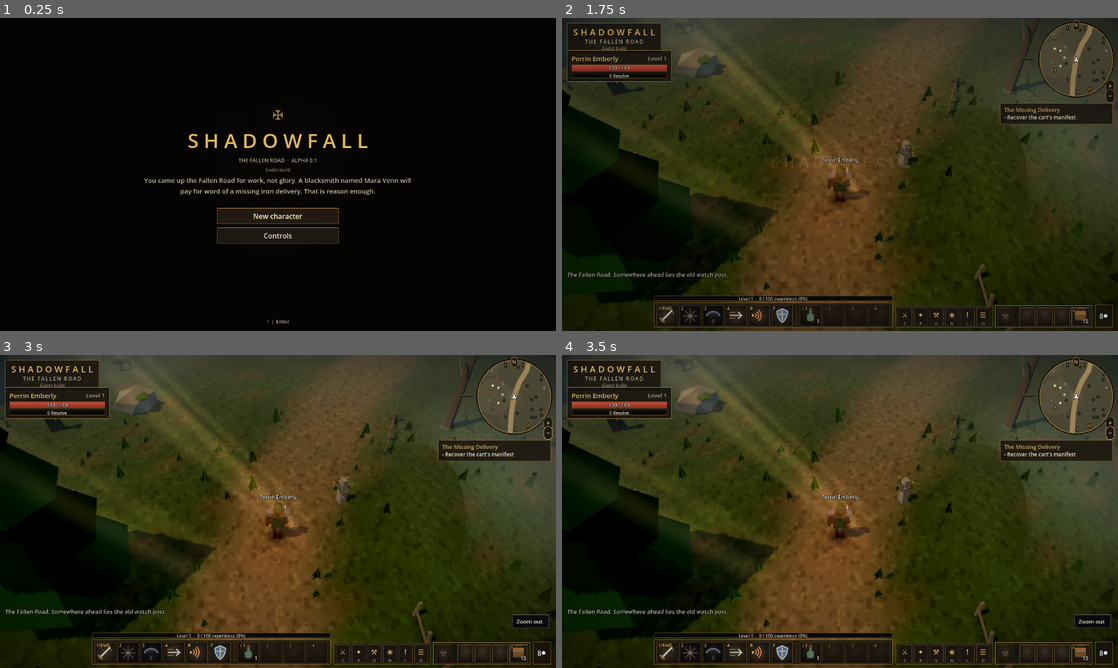
Above: before the commit, frames 1-4 (two rows, left to right).
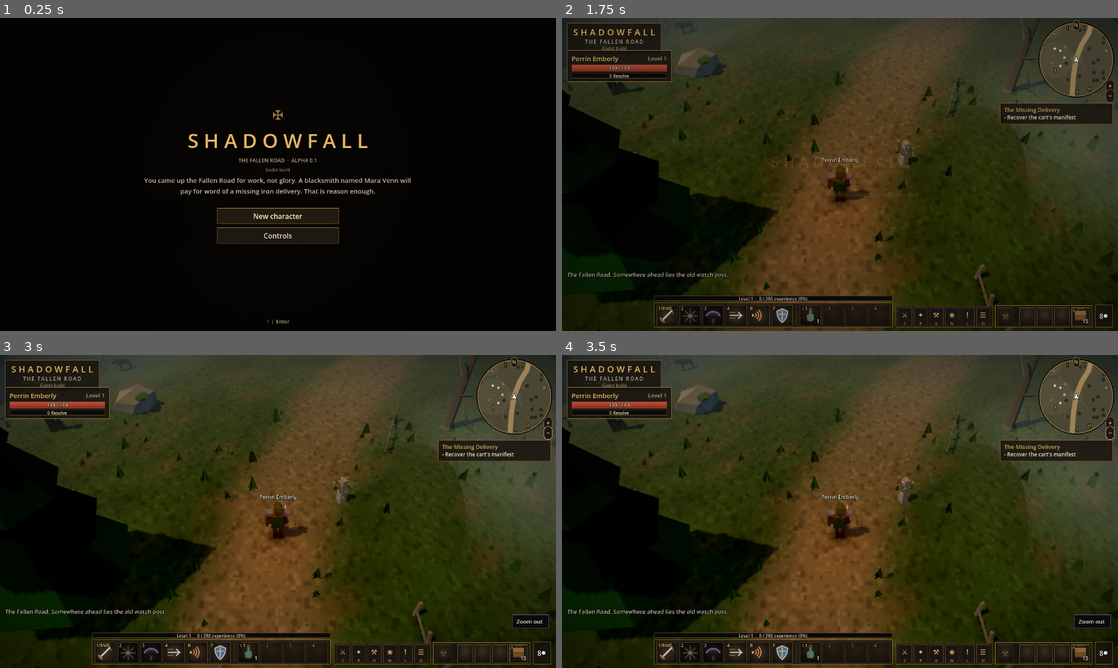
Above: after the commit, the same moments.

Repository: DWEBB-GIT/Shadowfell
Game: Godot game, scene res://game/main.tscn
Two runs of this game, one before a commit and one after it. Both use one fixed random seed, a clock stepped at 60 frames per second and the inputs below.
Inputs:
- Up to frame 1 (0.25 s): no input
- Up to frame 2 (1.75 s): click "New character" at 0.5 s; click "Create and enter" at 1.25 s
- Up to frame 3 (3 s): click "+" at 2 s; click "−" at 2.75 s
- Up to frame 4 (3.5 s): no input

The runs differ from the first frame. In frame 2, 2.5% of the frame differs, in the area x 1-54%, y 4-91%; in frame 3, 4.5%; in frame 4, 4.6%, in the area x 0-55%, y 2-91%.

Commit message:
Pace experience to the content, purple XP popups, sun shafts only under canopy, drop the synth wind bed
- XP curve 280 + 200/level (was 100 + 60): every Act 1 quest now comes to
  about level 6 instead of past 10, so the player stops outlevelling zones
- Kill XP by level gap: -20% per level below, grey at 5 below, +5% per level
  above (cap 4); level variants pay xp on the health growth line
- Purple "+N XP" floating number over a killed enemy (xpGained event)
- Sun shafts only in gaps between close-standing trees, 22 m apart, about
  15 in all (were 2-3 in every clearing, ~130), shorter so they start in
  the crowns
- Remove the generated band-passed wind loop that sounded like surf over
  the recorded region ambience

Co-Authored-By: Claude Opus 5.5 (1M context) <noreply@anthropic.com>
Claude-Session: https://claude.ai/code/session_018cy7Mq7iTQK24ZExWUueeL

Diff:
--- a/game/core/db.gd
+++ b/game/core/db.gd
@@ -15,7 +15,7 @@
 	"death": {"coinLossFraction": 0.2, "coinLossCap": 5, "screenDelay": 1.3, "ghostSpeed": 1.5, "corpseReach": 3.5, "restReach": 4.0, "corpseHealth": 0.5, "revengeBonus": 25.0, "revengeXp": 0.5},
 	"fishing": {"castTime": 0.6, "duration": 12.0, "biteMin": 2.0, "biteMax": 8.0, "biteWindow": 1.4, "biteBase": 85.0, "bitePerSkill": 0.5, "biteCap": 97.0, "noBiteAfter": 6.0, "reelTime": 0.45, "baseChance": 75.0, "chancePerRank": 0.6, "clickRadius": 60.0},
 	"camp": {"clearRadius": 14.0, "restRadius": 4.0, "restedPerSecond": 0.01, "restedCap": 1.0},
-	"progression": {"firstLevelXp": 100, "xpGrowthPerLevel": 60},
+	"progression": {"firstLevelXp": 280, "xpGrowthPerLevel": 200, "greyGap": 5, "aboveBonus": 5.0, "aboveCap": 4},
 	"stats": {
 		"healthBase": 40.0, "healthPerStamina": 6.0, "manaPerIntellect": 10.0, "rangedPowerShare": 0.5,
 		"powerPerMainStat": 0.25, "spellPowerPerIntellect": 0.25, "critBase": 5.0, "critMultiplier": 1.5,
@@ -196,6 +196,19 @@
 	return CONFIG.progression.firstLevelXp + (level - 1) * CONFIG.progression.xpGrowthPerLevel
 
 
+## Experience for killing an enemy of `enemy_level` at `player_level`, WoW
+## style: a fifth less for each level it is below you, nothing once it is
+## `greyGap` levels below (grey), and 5% more for each level above (up to 4).
+static func kill_xp(xp: float, player_level: int, enemy_level: int) -> int:
+	var pr: Dictionary = CONFIG.progression
+	var gap := player_level - enemy_level
+	if gap >= pr.greyGap:
+		return 0
+	if gap > 0:
+		return U.jround(xp * (1.0 - float(gap) / pr.greyGap))
+	return U.jround(xp * (1.0 + pr.aboveBonus / 100.0 * mini(-gap, pr.aboveCap)))
+
+
 ## Does an item with this `slot` go in that character slot?
 static func slot_fits(slot_id: String, item_slot) -> bool:
 	for s in EQUIP_SLOTS:
@@ -261,6 +274,8 @@
 	if not _cfg_at_level.has(key):
 		var at := e.duplicate()
 		at.level = level
+		# a stronger variant pays more, on the same growth line as its health
+		at.xp = U.jround(float(e.get("xp", 0)) * Scaling.growth(level) / Scaling.growth(e.level))
 		_cfg_at_level[key] = Scaling.scaled_enemy(at, CONFIG.stats, attack.abilityWeaponSeconds)
 	return _cfg_at_level[key]
 
--- a/game/systems/audio.gd
+++ b/game/systems/audio.gd
@@ -10,7 +10,7 @@
 ## a name in SFX with several files picks one at random each time.
 
 const RATE := 22050 ## effects
-const AMB_RATE := 11025 ## the wind and rumble loops (nothing high in them)
+const AMB_RATE := 11025 ## the rumble loop (nothing high in them)
 const VOICES := 16
 const VARIANTS := 4
 const SFX_DIR := "res://assets/sounds/"
@@ -50,7 +50,6 @@
 var cache := {} ## recipe key -> AudioStreamWAV
 var voices: Array = [] ## AudioStreamPlayer pool
 var next_voice := 0
-var wind: AudioStreamPlayer
 var rumble: AudioStreamPlayer
 var rumble_level := 0.0
 var next_crow := 6.0
@@ -130,7 +129,6 @@
 	game.events.on("settingsChanged", func(e):
 		if str(e.get("id", "")).begins_with("vol"):
 			apply_volumes())
-	wind = _loop(_wind(), "Ambience")
 	rumble = _loop(_rumble(), "Ambience")
 	rumble.volume_db = -80.0
 	amb_loop = AudioStreamPlayer.new()
@@ -522,28 +520,6 @@
 	_play("creak%d" % _variant(), make, 1.0, "Ambience")
 
 
-## The wind: band-passed noise whose centre and loudness drift. Rendered as
-## a 24 s loop, with the drifts (0.09 and 0.13 Hz in the browser) rounded to
-## whole turns of the loop and the ends cross-faded so it never clicks.
-func _wind() -> AudioStreamWAV:
-	var dur := 24.0
-	var fade := int(1.0 * AMB_RATE)
-	var n := int(dur * AMB_RATE)
-	var raw := PackedFloat32Array()
-	raw.resize(n + fade)
-	var f := Biquad.new("bandpass", 420, 0.6, AMB_RATE)
-	for i in raw.size():
-		var t := float(i) / AMB_RATE
-		if i % 16 == 0:
-			f.tune(420 + 220 * sin(TAU * 2.0 / dur * t))
-		raw[i] = f.step(randf() * 2 - 1) * (0.06 + 0.03 * sin(TAU * 3.0 / dur * t))
-	for i in fade:
-		var k := float(i) / fade
-		raw[i] = raw[i] * k + raw[n + i] * (1 - k)
-	raw.resize(n)
-	return _wav(raw, AMB_RATE, true)
-
-
 ## a low sawtooth rumble, louder near an elite's ground (one second loop)
 func _rumble() -> AudioStreamWAV:
 	var b := _buf(1.0, AMB_RATE)
--- a/game/systems/combat.gd
+++ b/game/systems/combat.gd
@@ -258,7 +258,10 @@
 		ws.respawn_at[enemy.id] = ws.time + enemy.cfg.respawn
 	game.events.emit("enemyDefeated", {"enemy": enemy})
 	game.events.emit("log", {"text": "The %s falls still." % enemy.cfg.name, "kind": "kill"})
-	game.progression.add_xp(enemy.cfg.xp, true)
+	var xp := DB.kill_xp(enemy.cfg.xp, game.progression.level, int(enemy.cfg.get("level", 1)))
+	if xp > 0:
+		# the purple "+N XP" over the body (hud.gd), rested and Inspired included
+		game.events.emit("xpGained", {"target": enemy, "amount": game.progression.add_xp(xp, true)})
 	if enemy.cfg.get("reputation"):
 		game.reputation.add_all(enemy.cfg.reputation)
 	# coins stay on the body until looted; a beast's body also waits for a skinner
--- a/game/systems/progression.gd
+++ b/game/systems/progression.gd
@@ -19,7 +19,8 @@
 
 
 ## `kill`: experience from a kill, which rested experience doubles.
-func add_xp(amount: int, kill := false) -> void:
+## Returns what was gained, bonuses included.
+func add_xp(amount: int, kill := false) -> int:
 	var events = game.events
 	var bonus := mini(int(floor(rested)), amount) if kill else 0
 	rested = maxf(0, rested - bonus)
@@ -51,6 +52,7 @@
 			parts.append("%s +%s" % [g.label, U.n(g.diff)])
 		events.emit("log", {"text": "You feel steadier. Level %d: %s." % [level, ", ".join(parts)], "kind": "level"})
 	events.emit("statsChanged")
+	return amount
 
 
 func serialize() -> Dictionary:
--- a/game/systems/settings.gd
+++ b/game/systems/settings.gd
@@ -14,7 +14,7 @@
 	{"id": "classicCamera", "label": "Classic camera (one lower angle at every zoom)", "group": "Controls and camera", "default": false},
 	{"id": "volMaster", "label": "Master volume", "group": "Sound", "default": 70, "min": 0, "max": 100},
 	{"id": "volEffects", "label": "Effects", "group": "Sound", "default": 100, "min": 0, "max": 100},
-	{"id": "volAmbience", "label": "Ambience (wind, birds, bells)", "group": "Sound", "default": 100, "min": 0, "max": 100},
+	{"id": "volAmbience", "label": "Ambience (forest, town, birds, bells)", "group": "Sound", "default": 100, "min": 0, "max": 100},
 ]
 
 var game
--- a/game/tests/audio_check.gd
+++ b/game/tests/audio_check.gd
@@ -20,7 +20,7 @@
 	var a: AudioSystem = game.audio
 	var t0 := Time.get_ticks_msec()
 	a.start()
-	print("start (wind and rumble loops): %d ms" % (Time.get_ticks_msec() - t0))
+	print("start (rumble loop): %d ms" % (Time.get_ticks_msec() - t0))
 	var calls := {
 		"whoosh": func(): a.whoosh(0.18, 900), "impact": func(): a.impact(), "thud": func(): a.thud(110, 0.25),
 		"shieldBreak": func(): a.shield_break(), "growl": func(): a.growl(70, 0.5), "death": func(): a.death(true),
--- a/game/ui/damage_numbers.gd
+++ b/game/ui/damage_numbers.gd
@@ -4,6 +4,7 @@
 ## (src/ui/damageNumbers.js).
 ##   dealt  parchment white      taken  dull red "-n"
 ##   crit   amber, "!"           block  grey "Block"     heal  green "+n"
+##   xp     purple "+n XP", over a fallen enemy
 ## Each number is sized against your usual white hit: bigger than usual
 ## reads bigger. Crits stay longer, and a crit of twice your usual hit or
 ## more pulses once as it lands. Tuning in CONFIG.damageNumbers.
@@ -12,6 +13,7 @@
 const COLOURS := {
 	"dealt": Color("e6dcc4"), "taken": Color("c8524a"), "crit": Color("e8a84a"), "big": Color("ffc25a"),
 	"takenCrit": Color("e0603c"), "block": Color("a8a8a0"), "heal": Color("8cbf78"),
+	"xp": Color("b77cff"),
 }
 
 var game
@@ -23,6 +25,7 @@
 	mouse_filter = Control.MOUSE_FILTER_IGNORE
 	set_anchors_preset(Control.PRESET_FULL_RECT)
 	game.events.on("damageNumber", add)
+	game.events.on("xpGained", func(e): add({"target": e.target, "amount": e.amount, "kind": "xp"}))
 
 
 ## how big a number is against the usual hit (1 = the base font)
@@ -52,10 +55,10 @@
 	var text: String
 	var cls := kind
 	var ratio := 1.0
-	if kind == "heal":
+	if kind == "heal" or kind == "xp":
 		if amount <= 0:
 			return
-		text = "+%s" % U.n(amount)
+		text = "+%s%s" % [U.n(amount), " XP" if kind == "xp" else ""]
 	elif blocked and amount == 0:
 		text = "Block"
 		cls = "block"
@@ -82,7 +85,13 @@
 	var high := 2.6 if cfg and cfg.get("elite") else 1.8
 	# spread numbers a little so quick hits do not stack exactly
 	var dx := (items.size() % 3) * 18 - 18
-	items.append({"label": l, "pos": target.position + Vector3(0, high, 0), "t": 0.0, "dx": dx, "crit": crit, "pulse": pulse, "life": t.critLife if crit else t.life})
+	var life: float = t.critLife if crit else t.life
+	if kind == "xp":
+		# above the killing blow's number, and it stays a while
+		high += 0.6
+		dx = 0
+		life = t.critLife
+	items.append({"label": l, "pos": target.position + Vector3(0, high, 0), "t": 0.0, "dx": dx, "crit": crit, "pulse": pulse, "life": life})
 	while items.size() > MAX:
 		items.pop_front().label.queue_free()
 
--- a/game/world/world.gd
+++ b/game/world/world.gd
@@ -682,38 +682,75 @@
 		mist.append({"mesh": m, "x": x, "z": z, "seed": i * 2.1})
 
 
-## Sun shafts falling into the woodland clearings, where the low sun breaks
-## through the canopy. Cheap additive ribbons (see light_shaft.gdshader), only
-## drawn near the camera. In the Blackwood the light is thinner and greener.
+## Sun shafts where the low sun pokes through the canopy: only between trees
+## that stand close together (a gap in a thick crown), a few per wood and
+## well apart, never over open ground. Cheap additive ribbons (see
+## light_shaft.gdshader), only drawn near the camera. In the Blackwood the
+## light is thinner and greener.
 const SHAFT_AXIS := Vector3(14, -26, -6) ## the sun's travel, as Game._place_sun aims it
+const SHAFT_CANOPY := 4 ## trees within SHAFT_NEAR of a gap for it to count as canopy
+const SHAFT_NEAR := 6.0
+const SHAFT_GAP := 22.0 ## metres between shafts
+const SHAFT_MAX := 28
 
 func _add_sun_shafts() -> void:
 	var shader: Shader = load("res://game/render/light_shaft.gdshader")
 	var axis := SHAFT_AXIS.normalized()
 	var rand := U.Seeded.new(313)
-	for c in Layout.clearings:
-		var deep := Terrain.blackwoodness(c[1]) > 0.5
-		var n := 3 if c[2] > 6 else 2
-		for k in n:
-			var x: float = c[0] + (rand.next() - 0.5) * c[2] * 0.9
-			var z: float = c[1] + (rand.next() - 0.5) * c[2] * 0.9
-			var length := 16.0 + rand.next() * 6
-			var mat := ShaderMaterial.new()
-			mat.shader = shader
-			mat.set_shader_parameter("uAxis", axis)
-			mat.set_shader_parameter("uLength", length)
-			mat.set_shader_parameter("uWidth", 1.4 + rand.next() * 1.8)
-			mat.set_shader_parameter("uSeed", rand.next() * 10)
-			mat.set_shader_parameter("uColor", Color(Color("c8e0a0") if deep else Color("ffd08a"), 0.16 + rand.next() * 0.08))
-			var m := Tex.sprite(mat)
-			# the origin sits up in the canopy so the shaft lands on (x, z)
-			m.position = Vector3(x, Terrain.height_at(x, z), z) - axis * length * 0.95
-			# culling uses the quad's own box: give it the shaft's real reach
-			var reach := axis * length
-			m.custom_aabb = AABB(reach.min(Vector3.ZERO) - Vector3(4, 4, 4), reach.abs() + Vector3(8, 8, 8))
-			m.visibility_range_end = 44.0
-			m.name = "SunShaft"
-			group.add_child(m)
+	# the trees in 6 m cells, to count neighbours cheaply
+	var cells := {}
+	var all := trees()
+	for t in all:
+		var key := Vector2i(floori(t.x / SHAFT_NEAR), floori(t.z / SHAFT_NEAR))
+		if not cells.has(key):
+			cells[key] = []
+		cells[key].append(t)
+	var near := func(x: float, z: float) -> Array:
+		var out := []
+		var cx := floori(x / SHAFT_NEAR)
+		var cz := floori(z / SHAFT_NEAR)
+		for i in range(-1, 2):
+			for j in range(-1, 2):
+				for t in cells.get(Vector2i(cx + i, cz + j), []):
+					if U.hyp(t.x - x, t.z - z) < SHAFT_NEAR:
+						out.append(t)
+		return out
+	var placed := []
+	for t in all:
+		if placed.size() >= SHAFT_MAX:
+			break
+		if not t.get("solid", true) or rand.next() > 0.35:
+			continue
+		var around: Array = near.call(t.x, t.z)
+		if around.size() < SHAFT_CANOPY + 1:
+			continue
+		# the light falls in the gap between this tree and a neighbour
+		var o: Dictionary = around[int(rand.next() * around.size())]
+		if o == t:
+			continue
+		var x: float = (t.x + o.x) / 2.0
+		var z: float = (t.z + o.z) / 2.0
+		if U.hyp(t.x - o.x, t.z - o.z) < 2.5 or _crowded(placed, x, z, SHAFT_GAP):
+			continue
+		placed.append({"x": x, "z": z})
+		var deep := Terrain.blackwoodness(z) > 0.5
+		var length := 10.0 + rand.next() * 3
+		var mat := ShaderMaterial.new()
+		mat.shader = shader
+		mat.set_shader_parameter("uAxis", axis)
+		mat.set_shader_parameter("uLength", length)
+		mat.set_shader_parameter("uWidth", 1.0 + rand.next() * 1.0)
+		mat.set_shader_parameter("uSeed", rand.next() * 10)
+		mat.set_shader_parameter("uColor", Color(Color("c8e0a0") if deep else Color("ffd08a"), 0.13 + rand.next() * 0.06))
+		var m := Tex.sprite(mat)
+		# the origin sits up in the crowns so the shaft lands on (x, z)
+		m.position = Vector3(x, Terrain.height_at(x, z), z) - axis * length * 0.95
+		# culling uses the quad's own box: give it the shaft's real reach
+		var reach := axis * length
+		m.custom_aabb = AABB(reach.min(Vector3.ZERO) - Vector3(4, 4, 4), reach.abs() + Vector3(8, 8, 8))
+		m.visibility_range_end = 44.0
+		m.name = "SunShaft"
+		group.add_child(m)
 
 
 func update(dt: float, time: float) -> void:
Not shown, changed: docs/stats-and-damage.md
